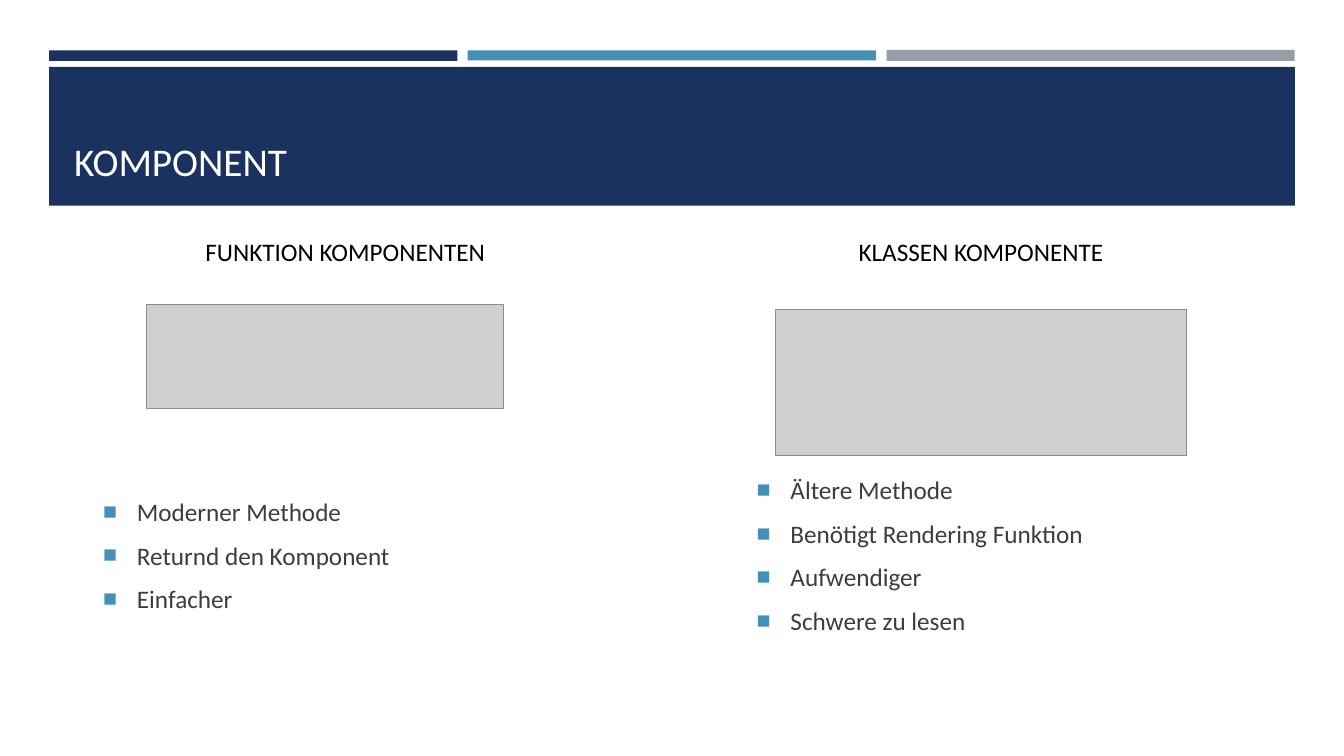
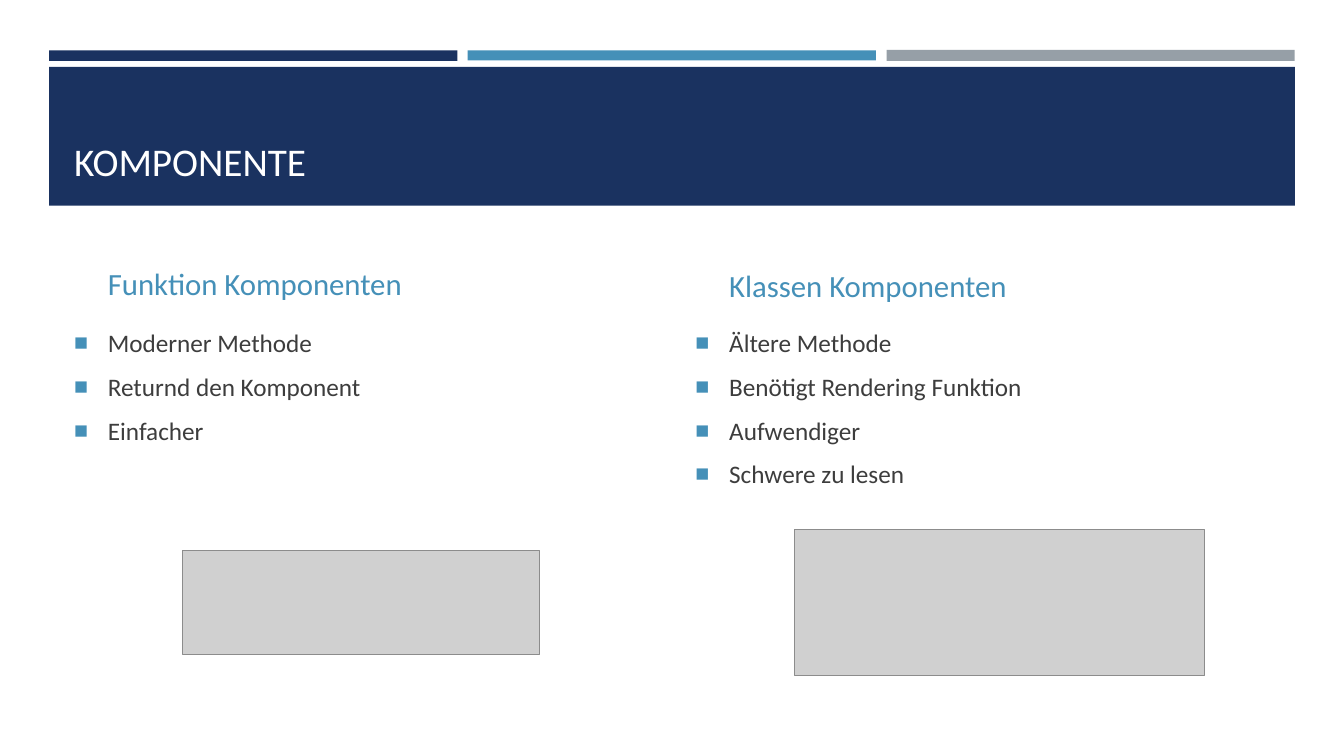
Before and after one commit to Stjeopka/NFT-Shop, a slide deck: slide 6 of NFT-Shop.pptx (slide 5 before the commit). Drawn at 1344x756 pixels with LibreOffice and Linux fonts; fonts in the diff are those of the drawing; grey boxes stand for pictures. Boxes give left, top, right and bottom in pixels: in the first picture for what was removed or moved away, otherwise in the second. Text is boxed around its words. In the diff, an @@ line names an element or a change of style, - is before the commit and + after.

```diff
--- a/NFT-Shop.pptx
+++ b/NFT-Shop.pptx
@@ title at [74,150,306,177]: text changed @@
-KOMPONENT
+KOMPONENTE
@@ text "Funktion Komponenten" at [108,273,401,300]: vertical alignment top to bottom @@
@@ text removed at [859,244,1103,261] @@
-KLASSEN KOMPONENTE
@@ text at [108,273,401,300]: text changed; size 18 to 22 pt; text colour #000000 to #4590B8 @@
-FUNKTION KOMPONENTEN
+Funktion Komponenten
@@ text added at [729,275,1006,302], 22 pt, text #4590B8 @@
+Klassen Komponenten
@@ text "Moderner Methode" at [108,334,361,440]: vertical alignment middle to top @@
@@ text "Moderner Methode": place and size @@
-text "Moderner Methode" at [137,503,390,608]
+text "Moderner Methode" at [108,334,361,440]
@@ text "Ältere Methode": place and size @@
-text "Ältere Methode" at [790,479,1083,630]
+text "Ältere Methode" at [729,332,1022,483]
@@ text "Ältere Methode" at [729,332,1022,483]: vertical alignment middle to top @@
@@ picture: place and size @@
-picture at [776,310,1187,456]
+picture at [795,529,1205,676]
@@ picture: place and size @@
-picture at [146,306,503,409]
+picture at [182,551,539,654]
```
Also in this commit, not shown: 4 other slides changed, 3 slides added, 1 slide removed.
